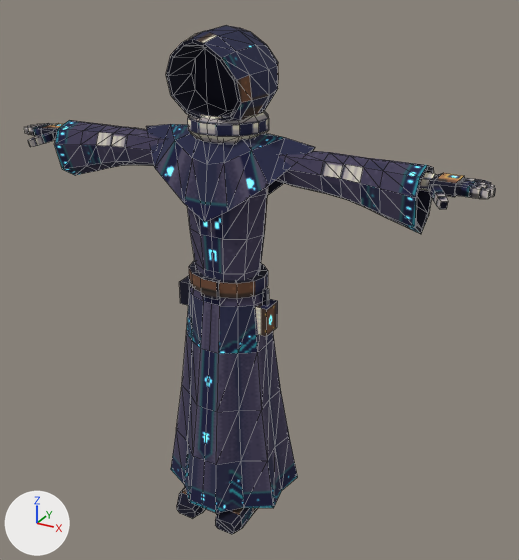
An edit to the FBX model Packages/net.wirenook.meta-avatar/BlenderExports/meta.fbx, drawn before and after from the same camera.
Rendered twice from a camera (50 mm lens) standing at (1.193, -1.947, 1.919) and looking at (0.077, 0.083, 0.904). Lighting does not change. The marker at lower left points along +X, +Y and +Z. The picture after the commit comes second. Mesh edges are drawn as thin lines. Where no turn or scale is listed for an object, it has been applied to the vertices. Vertices at exactly the same position are counted once.

Objects in the first picture: 'Body'.
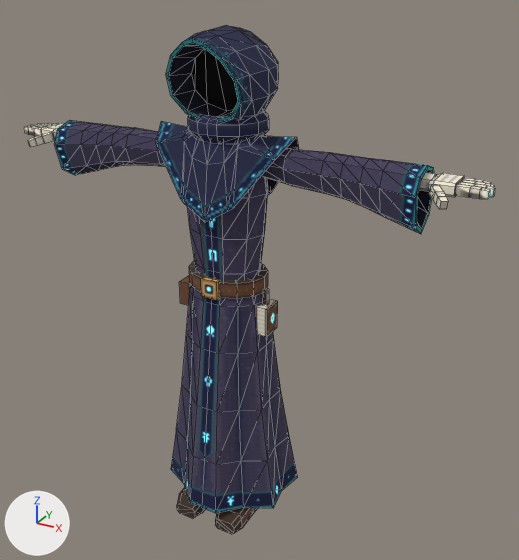
Scene script edits in JSON lines:
```json
{"block": "me_body", "where": "# used by ob_body; location = (0.0, 0.0, 0.0)"}
{"op": "remove", "block": "me_body", "code": "me_body.from_pydata(...)  # 935 vertices, 1318 faces; spans x -0.85..0.85, y -0.21..0.27, z 0.0..1.75"}
{"op": "add", "block": "me_body", "code": "me_body.from_pydata(...)  # 947 vertices, 1342 faces; spans x -0.85..0.85, y -0.21..0.27, z 0.0..1.75"}
{"block": "me_body", "change": "me_body part 1"}
{"block": "me_body", "change": "10 vertices are removed from x -0.31..0.31, y -0.1..0.09, z 1.31..1.44"}
{"block": "me_body", "change": "38 faces are deleted"}
{"block": "me_body", "change": "4 vertices in x -0.12..0.12, y -0.04..0.04, z 1.39 move by (0.0, 0.0, -0.01)"}
{"block": "me_body", "change": "4 vertices move from x -0.21..0.21, y 0.0..0.11, z 1.3..1.41 to x -0.12..0.12, y 0.0..0.13, z 1.21..1.39"}
{"block": "me_body", "change": "22 vertices are added at x -0.25..0.25, y -0.12..0.09, z 1.23..1.44"}
{"block": "me_body", "change": "62 new faces join them"}
{"block": "me_body", "change": "me_body part 2"}
{"block": "me_body", "change": "10 faces are deleted"}
{"block": "me_body", "change": "10 new faces join them"}
{"block": "me_body", "change": "me_body part 3"}
{"block": "me_body", "change": "10 faces are deleted"}
{"block": "me_body", "change": "2 vertices move within x -0.68, y -0.04, z 1.37"}
{"block": "me_body", "change": "10 new faces join them"}
{"block": "me_body", "change": "me_body part 4: 1001 kept faces spanning x -0.85..0.85, y -0.21..0.27, z 0.0..1.75 get new texture (UV) coordinates"}
```

Pixel boxes [x1, y1, x2, y2] of what changed, in the pictures (519 x 560 px; the box of a moved part takes in the faces that stretch with it):
```json
{"part": 1, "of": "me_body", "change": "reshaped", "before": [146, 124, 315, 211], "after": [156, 121, 299, 211]}
{"part": 2, "of": "me_body", "change": "moved or reshaped", "before": [458, 180, 487, 187], "after": [458, 180, 487, 187]}
{"part": 3, "of": "me_body", "change": "moved or reshaped", "before": [39, 125, 58, 138], "after": [39, 125, 58, 138]}
{"part": 4, "of": "me_body", "change": "surface changed", "before": [24, 31, 496, 534], "after": [24, 31, 496, 534]}
```
